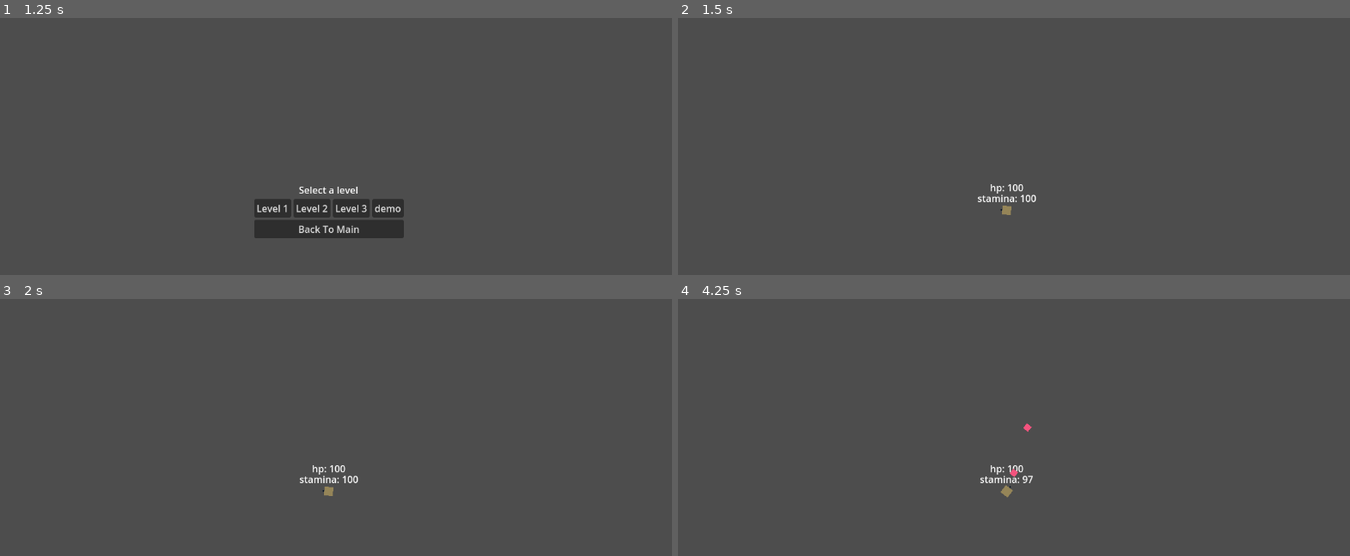
Above: before the commit, frames 1-4 (two rows, left to right).
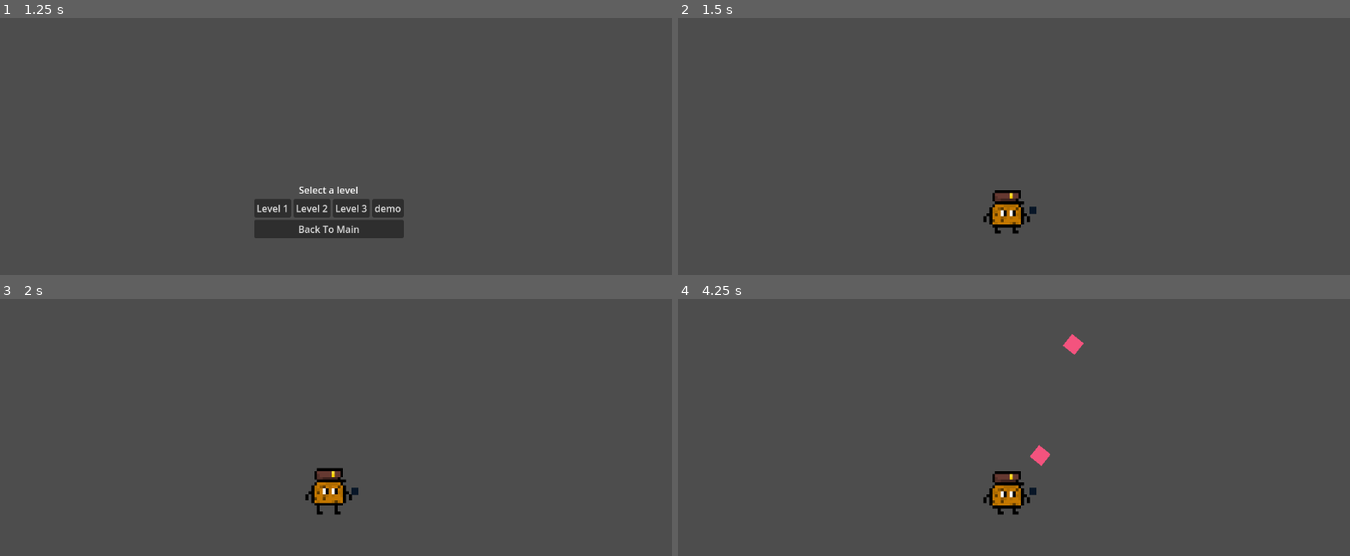
Above: after the commit, the same moments.

Repository: cyris115/Cookie-Kingdom
Game: Godot game, scene res://Scenes/UI/start_menu.tscn
Two runs of this game, one before a commit and one after it. Both use one fixed random seed, a clock stepped at 60 frames per second and the inputs below.
Inputs (mouse positions are in pixels of both pictures, inside the frame that each line leads up to):
- Up to frame 1 (1.25 s): click "Play Game" at 0.5 s
- Up to frame 2 (1.5 s): click "Level 1" at 1.25 s
- Up to frame 3 (2 s): no input
- Up to frame 4 (4.25 s): move the mouse to (1155, 471) at 2.02 s; hold D (right) 2.03-2.78 s; hold Shift (run) 2.03-2.78 s; move the mouse to (866, 509) at 2.77 s; hold S (down) 2.78-3.53 s; tap Shift (run) at 2.85, 3.8 s; move the mouse to (1074, 406) at 3.52 s; press the mouse at (1074, 406) at 3.53 s; hold D (right) from 3.53 s (still down)

Frame 1 is identical in both runs. In frame 2, 0.9% of the frame differs, in the area x 44-54%, y 64-84%; in frame 3, 0.9%; in frame 4, 1.2%, in the area x 45-61%, y 13-84%.

Commit message:
player animations

Diff:
--- a/Scenes/AssetScenes/Badguy.tscn
+++ b/Scenes/AssetScenes/Badguy.tscn
@@ -19,6 +19,7 @@
 texture = SubResource("CanvasTexture_vumh8")
 
 [node name="Label" type="Label" parent="."]
+visible = false
 anchors_preset = 7
 anchor_left = 0.5
 anchor_top = 1.0
--- a/Scenes/AssetScenes/Bullet.tscn
+++ b/Scenes/AssetScenes/Bullet.tscn
@@ -8,6 +8,7 @@
 
 [node name="Area2D" type="Area2D"]
 script = ExtResource("1_glfjs")
+damage = 50
 
 [node name="Sprite2D" type="Sprite2D" parent="."]
 modulate = Color(0.955713, 0.325017, 0.492304, 1)
--- a/Scenes/AssetScenes/Player.tscn
+++ b/Scenes/AssetScenes/Player.tscn
@@ -1,23 +1,286 @@
-[gd_scene load_steps=5 format=3 uid="uid://beatnjh15vfqp"]
+[gd_scene load_steps=40 format=3 uid="uid://beatnjh15vfqp"]
 
 [ext_resource type="Script" uid="uid://82arejsi3x54" path="res://Scripts/Player.gd" id="1_rpqav"]
-
-[sub_resource type="CanvasTexture" id="CanvasTexture_kyqiw"]
+[ext_resource type="Texture2D" uid="uid://d0ggfq3yjt0x7" path="res://Assets/krunch_spritesheet.png" id="2_tpywa"]
+
+[sub_resource type="AtlasTexture" id="AtlasTexture_tpywa"]
+atlas = ExtResource("2_tpywa")
+region = Rect2(16, 48, 16, 16)
+
+[sub_resource type="AtlasTexture" id="AtlasTexture_4nw0a"]
+atlas = ExtResource("2_tpywa")
+region = Rect2(32, 48, 16, 16)
+
+[sub_resource type="AtlasTexture" id="AtlasTexture_vygva"]
+atlas = ExtResource("2_tpywa")
+region = Rect2(16, 32, 16, 16)
+
+[sub_resource type="AtlasTexture" id="AtlasTexture_xhdlb"]
+atlas = ExtResource("2_tpywa")
+region = Rect2(32, 32, 16, 16)
+
+[sub_resource type="AtlasTexture" id="AtlasTexture_b24nc"]
+atlas = ExtResource("2_tpywa")
+region = Rect2(48, 32, 16, 16)
+
+[sub_resource type="AtlasTexture" id="AtlasTexture_tsvrl"]
+atlas = ExtResource("2_tpywa")
+region = Rect2(64, 32, 16, 16)
+
+[sub_resource type="AtlasTexture" id="AtlasTexture_g8sm8"]
+atlas = ExtResource("2_tpywa")
+region = Rect2(80, 32, 16, 16)
+
+[sub_resource type="AtlasTexture" id="AtlasTexture_weh1c"]
+atlas = ExtResource("2_tpywa")
+region = Rect2(96, 32, 16, 16)
+
+[sub_resource type="AtlasTexture" id="AtlasTexture_6ijir"]
+atlas = ExtResource("2_tpywa")
+region = Rect2(112, 32, 16, 16)
+
+[sub_resource type="AtlasTexture" id="AtlasTexture_6q4sk"]
+atlas = ExtResource("2_tpywa")
+region = Rect2(128, 32, 16, 16)
+
+[sub_resource type="AtlasTexture" id="AtlasTexture_oea3i"]
+atlas = ExtResource("2_tpywa")
+region = Rect2(144, 32, 16, 16)
+
+[sub_resource type="AtlasTexture" id="AtlasTexture_kh0by"]
+atlas = ExtResource("2_tpywa")
+region = Rect2(16, 0, 16, 16)
+
+[sub_resource type="AtlasTexture" id="AtlasTexture_smb20"]
+atlas = ExtResource("2_tpywa")
+region = Rect2(32, 0, 16, 16)
+
+[sub_resource type="AtlasTexture" id="AtlasTexture_we78c"]
+atlas = ExtResource("2_tpywa")
+region = Rect2(48, 0, 16, 16)
+
+[sub_resource type="AtlasTexture" id="AtlasTexture_pu2ba"]
+atlas = ExtResource("2_tpywa")
+region = Rect2(64, 0, 16, 16)
+
+[sub_resource type="AtlasTexture" id="AtlasTexture_qbdti"]
+atlas = ExtResource("2_tpywa")
+region = Rect2(80, 0, 16, 16)
+
+[sub_resource type="AtlasTexture" id="AtlasTexture_fb53f"]
+atlas = ExtResource("2_tpywa")
+region = Rect2(96, 0, 16, 16)
+
+[sub_resource type="AtlasTexture" id="AtlasTexture_ivgry"]
+atlas = ExtResource("2_tpywa")
+region = Rect2(112, 0, 16, 16)
+
+[sub_resource type="AtlasTexture" id="AtlasTexture_fiar6"]
+atlas = ExtResource("2_tpywa")
+region = Rect2(128, 0, 16, 16)
+
+[sub_resource type="AtlasTexture" id="AtlasTexture_lbf3d"]
+atlas = ExtResource("2_tpywa")
+region = Rect2(144, 0, 16, 16)
+
+[sub_resource type="AtlasTexture" id="AtlasTexture_ydhc6"]
+atlas = ExtResource("2_tpywa")
+region = Rect2(160, 0, 16, 16)
+
+[sub_resource type="AtlasTexture" id="AtlasTexture_3d0wx"]
+atlas = ExtResource("2_tpywa")
+region = Rect2(176, 0, 16, 16)
+
+[sub_resource type="AtlasTexture" id="AtlasTexture_5er3e"]
+atlas = ExtResource("2_tpywa")
+region = Rect2(192, 0, 16, 16)
+
+[sub_resource type="AtlasTexture" id="AtlasTexture_hju5w"]
+atlas = ExtResource("2_tpywa")
+region = Rect2(16, 16, 16, 16)
+
+[sub_resource type="AtlasTexture" id="AtlasTexture_58x3d"]
+atlas = ExtResource("2_tpywa")
+region = Rect2(32, 16, 16, 16)
+
+[sub_resource type="AtlasTexture" id="AtlasTexture_xyidn"]
+atlas = ExtResource("2_tpywa")
+region = Rect2(48, 16, 16, 16)
+
+[sub_resource type="AtlasTexture" id="AtlasTexture_gwip4"]
+atlas = ExtResource("2_tpywa")
+region = Rect2(64, 16, 16, 16)
+
+[sub_resource type="AtlasTexture" id="AtlasTexture_g521t"]
+atlas = ExtResource("2_tpywa")
+region = Rect2(80, 16, 16, 16)
+
+[sub_resource type="AtlasTexture" id="AtlasTexture_uef4m"]
+atlas = ExtResource("2_tpywa")
+region = Rect2(96, 16, 16, 16)
+
+[sub_resource type="AtlasTexture" id="AtlasTexture_wl7th"]
+atlas = ExtResource("2_tpywa")
+region = Rect2(112, 16, 16, 16)
+
+[sub_resource type="AtlasTexture" id="AtlasTexture_82q23"]
+atlas = ExtResource("2_tpywa")
+region = Rect2(128, 16, 16, 16)
+
+[sub_resource type="AtlasTexture" id="AtlasTexture_ii2vh"]
+atlas = ExtResource("2_tpywa")
+region = Rect2(144, 16, 16, 16)
+
+[sub_resource type="AtlasTexture" id="AtlasTexture_1i7r2"]
+atlas = ExtResource("2_tpywa")
+region = Rect2(160, 16, 16, 16)
+
+[sub_resource type="AtlasTexture" id="AtlasTexture_ywjre"]
+atlas = ExtResource("2_tpywa")
+region = Rect2(192, 16, 16, 16)
+
+[sub_resource type="SpriteFrames" id="SpriteFrames_vygva"]
+animations = [{
+"frames": [{
+"duration": 1.0,
+"texture": SubResource("AtlasTexture_tpywa")
+}, {
+"duration": 1.0,
+"texture": SubResource("AtlasTexture_4nw0a")
+}],
+"loop": false,
+"name": &"damage",
+"speed": 5.0
+}, {
+"frames": [{
+"duration": 1.0,
+"texture": SubResource("AtlasTexture_vygva")
+}, {
+"duration": 1.0,
+"texture": SubResource("AtlasTexture_xhdlb")
+}, {
+"duration": 1.0,
+"texture": SubResource("AtlasTexture_b24nc")
+}, {
+"duration": 1.0,
+"texture": SubResource("AtlasTexture_tsvrl")
+}, {
+"duration": 1.0,
+"texture": SubResource("AtlasTexture_g8sm8")
+}, {
+"duration": 1.0,
+"texture": SubResource("AtlasTexture_weh1c")
+}, {
+"duration": 1.0,
+"texture": SubResource("AtlasTexture_6ijir")
+}, {
+"duration": 1.0,
+"texture": SubResource("AtlasTexture_6q4sk")
+}, {
+"duration": 1.0,
+"texture": SubResource("AtlasTexture_oea3i")
+}],
+"loop": false,
+"name": &"die",
+"speed": 10.0
+}, {
+"frames": [{
+"duration": 1.0,
+"texture": SubResource("AtlasTexture_kh0by")
+}, {
+"duration": 1.0,
+"texture": SubResource("AtlasTexture_smb20")
+}, {
+"duration": 1.0,
+"texture": SubResource("AtlasTexture_we78c")
+}, {
+"duration": 1.0,
+"texture": SubResource("AtlasTexture_pu2ba")
+}, {
+"duration": 1.0,
+"texture": SubResource("AtlasTexture_qbdti")
+}, {
+"duration": 1.0,
+"texture": SubResource("AtlasTexture_fb53f")
+}, {
+"duration": 1.0,
+"texture": SubResource("AtlasTexture_ivgry")
+}, {
+"duration": 1.0,
+"texture": SubResource("AtlasTexture_fiar6")
+}, {
+"duration": 1.0,
+"texture": SubResource("AtlasTexture_lbf3d")
+}, {
+"duration": 1.0,
+"texture": SubResource("AtlasTexture_ydhc6")
+}, {
+"duration": 1.0,
+"texture": SubResource("AtlasTexture_3d0wx")
+}, {
+"duration": 1.0,
+"texture": SubResource("AtlasTexture_5er3e")
+}],
+"loop": true,
+"name": &"idle",
+"speed": 5.0
+}, {
+"frames": [{
+"duration": 1.0,
+"texture": SubResource("AtlasTexture_hju5w")
+}, {
+"duration": 1.0,
+"texture": SubResource("AtlasTexture_58x3d")
+}, {
+"duration": 1.0,
+"texture": SubResource("AtlasTexture_xyidn")
+}, {
+"duration": 1.0,
+"texture": SubResource("AtlasTexture_gwip4")
+}, {
+"duration": 1.0,
+"texture": SubResource("AtlasTexture_g521t")
+}, {
+"duration": 1.0,
+"texture": SubResource("AtlasTexture_uef4m")
+}, {
+"duration": 1.0,
+"texture": SubResource("AtlasTexture_wl7th")
+}, {
+"duration": 1.0,
+"texture": SubResource("AtlasTexture_82q23")
+}, {
+"duration": 1.0,
+"texture": SubResource("AtlasTexture_ii2vh")
+}, {
+"duration": 1.0,
+"texture": SubResource("AtlasTexture_1i7r2")
+}, {
+"duration": 1.0,
+"texture": SubResource("AtlasTexture_ywjre")
+}],
+"loop": true,
+"name": &"walk",
+"speed": 13.0
+}]
 
 [sub_resource type="CanvasTexture" id="CanvasTexture_gntrk"]
 
 [sub_resource type="CircleShape2D" id="CircleShape2D_rpqav"]
 
 [node name="CharacterBody2D" type="CharacterBody2D" node_paths=PackedStringArray("barrel") groups=["player"]]
+process_mode = 3
+scale = Vector2(2, 2)
 script = ExtResource("1_rpqav")
 barrel = NodePath("RotationNode/GunBarrel")
 
 [node name="RotationNode" type="Node2D" parent="."]
 
-[node name="Sprite2D" type="Sprite2D" parent="RotationNode"]
-modulate = Color(0.582346, 0.521594, 0.34622, 1)
-scale = Vector2(15, 15)
-texture = SubResource("CanvasTexture_kyqiw")
+[node name="AnimatedSprite2D" type="AnimatedSprite2D" parent="RotationNode"]
+texture_filter = 1
+sprite_frames = SubResource("SpriteFrames_vygva")
+animation = &"die"
+autoplay = "idle"
 
 [node name="GunBarrel" type="Node2D" parent="RotationNode"]
 position = Vector2(8, 0)
@@ -40,8 +303,10 @@
 one_shot = true
 
 [node name="Camera2D" type="Camera2D" parent="."]
+zoom = Vector2(2.445, 2.445)
 
 [node name="HPLabel" type="Label" parent="."]
+visible = false
 anchors_preset = 7
 anchor_left = 0.5
 anchor_top = 1.0
@@ -57,6 +322,7 @@
 horizontal_alignment = 1
 
 [node name="StamLabel" type="Label" parent="."]
+visible = false
 anchors_preset = 7
 anchor_left = 0.5
 anchor_top = 1.0
@@ -72,6 +338,7 @@
 horizontal_alignment = 1
 
 [node name="CollisionShape2D" type="CollisionShape2D" parent="."]
+visible = false
 shape = SubResource("CircleShape2D_rpqav")
 
 [connection signal="timeout" from="ShotTimer" to="." method="_on_shot_timer_timeout"]
--- a/Scripts/Player.gd
+++ b/Scripts/Player.gd
@@ -26,12 +26,14 @@
 var can_damage := true
 var can_sprint := true
 var is_sprinting := false
+var is_dead := false
 
 @onready var invincibility_timer: Timer = $InvincibilityTimer
 @onready var shoot_timer: Timer = $ShotTimer
 @onready var stam_timer: Timer = $StamTimer
 @onready var gun: Sprite2D = $RotationNode/GunBarrel/Sprite2D
-@onready var body: Sprite2D = $RotationNode/Sprite2D
+@onready var body: AnimatedSprite2D = $RotationNode/AnimatedSprite2D
+
 @onready var hp_label: Label = $HPLabel
 @onready var stam_label: Label = $StamLabel
 @onready var rotation_node: Node2D = $RotationNode
@@ -59,7 +61,27 @@
 	if Input.is_action_pressed("left"):
 		direction.x -= 1
 
-	rotation_node.look_at(get_global_mouse_position())
+
+
+
+	if direction and is_dead == false:
+		body.play("walk")
+	elif !direction and is_dead == false:
+		body.play("idle")
+
+	if hp == 0 and not is_dead:
+		is_dead = true
+		body.play("die")
+
+
+	if direction > Vector2.ZERO and not is_dead:
+		body.flip_h = false
+	elif direction < Vector2.ZERO and not is_dead:
+		body.flip_h = true
+
+
+
+
 
 
 	if Input.is_action_pressed("run") and can_sprint:
@@ -68,6 +90,7 @@
 	else:
 		speed = walk_speed
 		is_sprinting = false
+
 
 	if is_sprinting and velocity.length() > 0:
 		stam -= stam_drain_rate * _delta
@@ -81,20 +104,24 @@
 	velocity = direction.normalized() * speed
 
 
-	move_and_slide()
+	if not is_dead:
+		move_and_slide()
 
 	#Collision code
 	if can_damage:
 		for i in get_slide_collision_count():
-			var body = get_slide_collision(i).get_collider()
-			if body.is_in_group("badguy"):
-				take_damage(5)
+			var _body = get_slide_collision(i).get_collider()
+			if _body.is_in_group("badguy"):
+				take_damage(30)
 				can_damage = false
 				invincibility_timer.start()
 				break
 
 
 func Shoot():
+	if is_dead:
+		return
+
 	if Input.is_action_pressed("shoot") and can_shoot:
 		var new_bullet = bullet.instantiate()
 		new_bullet.global_position = barrel.global_position
@@ -108,6 +135,7 @@
 	if hp < 0:
 		#Likely need to add other code here
 		hp = 0
+
 	hp_label.text = "hp: " + str(hp)
 
 func reduce_stam(new_stam: int):
Binary file added: Assets/krunch_spritesheet.png
Not shown, added: Assets/krunch_spritesheet.png.import
